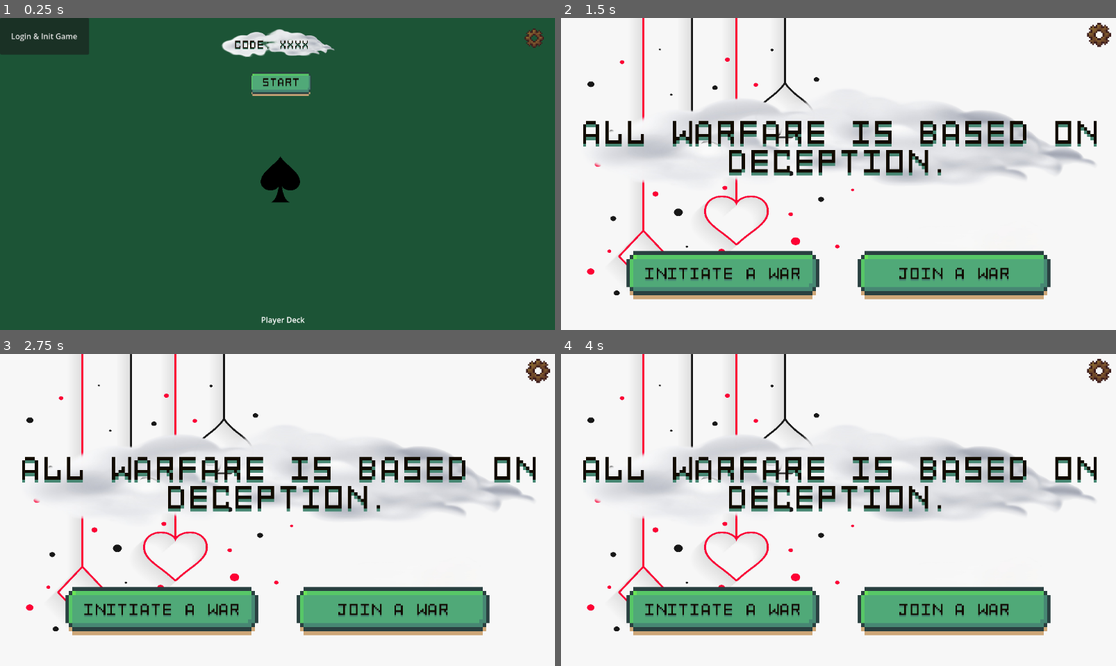
Above: before the commit, frames 1-4 (two rows, left to right).
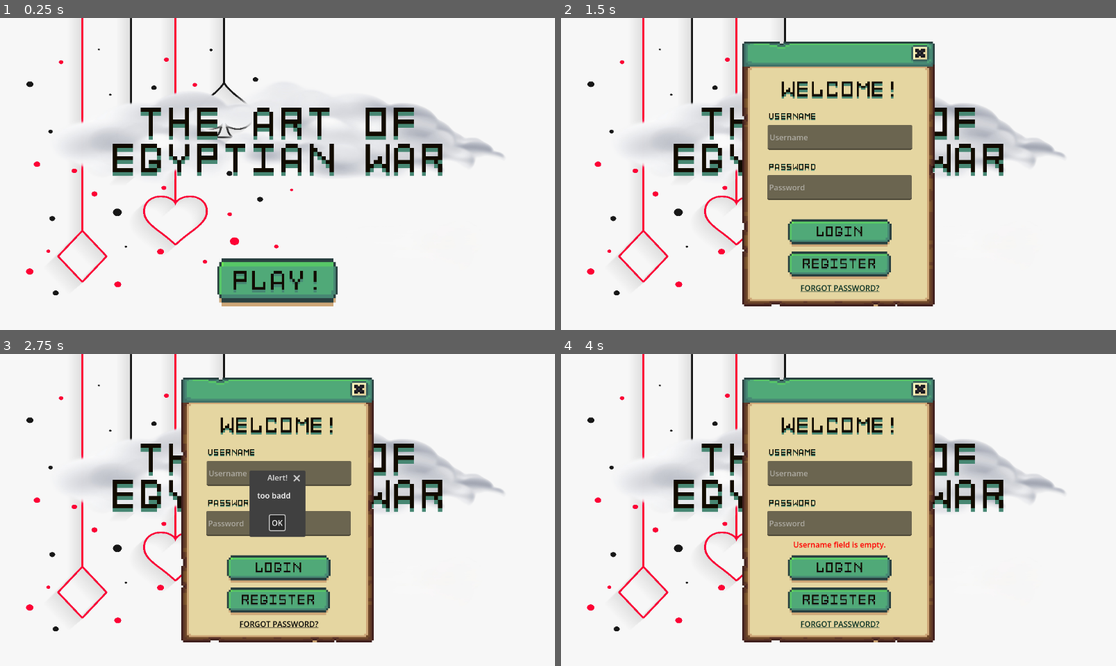
Above: after the commit, the same moments.

Repository: spicywheatbread/art-of-egyptian-war
Game: Godot game, scene res://Assets/Scenes/Login.tscn
Two runs of this game, one before a commit and one after it. Both use one fixed random seed, a clock stepped at 60 frames per second and the inputs below. Before the commit the project starts from res://Assets/Scenes/Game.tscn.
Inputs (mouse positions are in pixels of both pictures, inside the frame that each line leads up to):
- Up to frame 1 (0.25 s): no input
- Up to frame 2 (1.5 s): click (605, 36) at 0.5 s, where only the run before the commit has a clickable "Login & Init Game"; click (838, 283) at 1.25 s, where only the run after the commit has a clickable "PLAY!"
- Up to frame 3 (2.75 s): click (277, 619) at 2 s, where only the run after the commit has a clickable "PLAY!"
- Up to frame 4 (4 s): click (838, 522) at 2.75 s, where only the run after the commit has a clickable "OK"; click (838, 569) at 3.5 s, where only the run after the commit has a clickable "LOGIN"

The runs differ from the first frame. In frame 1, 99% of the frame differs, in the area x 0-100%, y 0-100%; in frame 2, 41%; in frame 3, 41%; in frame 4, 41%.

Commit message:
Fix minor playing bugs with >2 people

Diff:
--- a/Assets/Scenes/Game.tscn
+++ b/Assets/Scenes/Game.tscn
@@ -65,11 +65,6 @@
 position = Vector2(45, 16)
 shape = SubResource("RectangleShape2D_4iy6t")
 metadata/_edit_group_ = true
-
-[node name="Init Game" type="Button" parent="." unique_id=1269849149]
-offset_right = 185.0
-offset_bottom = 76.0
-text = "Login & Init Game"
 
 [node name="JoinCode" type="TextureRect" parent="." unique_id=678569724]
 offset_left = 453.0
@@ -169,6 +164,7 @@
 offset_top = 495.0
 offset_right = 629.0
 offset_bottom = 611.0
+mouse_default_cursor_shape = 2
 theme_override_fonts/font = ExtResource("5_4iy6t")
 theme_override_font_sizes/font_size = 18
 
@@ -178,7 +174,6 @@
 [node name="AudioStreamPlayer2D" type="AudioStreamPlayer2D" parent="." unique_id=447241635]
 stream = ExtResource("11_g3py7")
 
-[connection signal="pressed" from="Init Game" to="." method="_on_button_pressed"]
 [connection signal="pressed" from="Start Game" to="." method="_on_start_game_pressed"]
 [connection signal="settings_changed" from="Settings" to="." method="_on_settings_changed"]
 [connection signal="pressed" from="Play Card" to="." method="_on_play_button_pressed"]
--- a/Assets/Scripts/main_game.gd
+++ b/Assets/Scripts/main_game.gd
@@ -1,7 +1,6 @@
 extends Node2D
 
 var lobby: Dictionary = {}
-var player_count: int = 1
 var username2node: Dictionary = {}
 
 var _in_online_match: bool = false
@@ -199,6 +198,7 @@
 
 	match String(la.get("type", "")):
 		"startGame":
+			$JoinCode.visible = false
 			return "Started."
 		"playCard":
 			return "Card played by " + name
@@ -265,19 +265,39 @@
 		child.visible = false
 		child.process_mode = Node.PROCESS_MODE_DISABLED
 
-	player_count = 1
 	username2node.clear()
-	for player in lobby["players"]:
+
+	# Find host and current player
+	var player_count = lobby["players"].size()
+	var is_host = false
+	var curr_player_index
+	for i in range(player_count):
+		var player = lobby["players"][i]
+
 		var username = player["username"]
 		if username == Globals.username:
 			username2node[username] = $Players/P1
 			setup_player(username)
-		else:
-			username2node[username] = $Players.get_child(player_count)
+
+			curr_player_index = i
+
+			# Find host
+			if player["playerId"] == lobby["hostPlayerId"]:
+				is_host = true
+
+	# Render the rest of players
+	for i in range(player_count):
+		if i != curr_player_index:
+			var player = lobby["players"][i]
+
+			var username = player["username"]
+			if i < curr_player_index:
+				username2node[username] = $Players.get_child((i + player_count - curr_player_index))
+			else:
+				username2node[username] = $Players.get_child(i - curr_player_index)
 			setup_player(username)
-			player_count += 1
-
-	$"Start Game".visible = lobby["players"].size() >= 2
+
+	$"Start Game".visible = is_host && player_count >= 2
 
 
 func setup_player(username: String) -> void:
@@ -306,9 +326,9 @@
 
 
 func _on_start_game_pressed() -> void:
-	NetworkClient.start_game()
 	$"Start Game".visible = false
 	$JoinCode.visible = false
+	NetworkClient.start_game()
 
 
 func _on_settings_changed(color: Color, volume: int) -> void:
--- a/project.godot
+++ b/project.godot
@@ -11,7 +11,7 @@
 [application]
 
 config/name="EgyptianWar"
-run/main_scene="uid://dsqmyrt7yxj4c"
+run/main_scene="uid://dqryd53k7p17l"
 config/features=PackedStringArray("4.6", "Forward Plus")
 config/icon="res://Assets/Images/icon.svg"
 
Not shown, changed: server/src/gameLoop.ts
